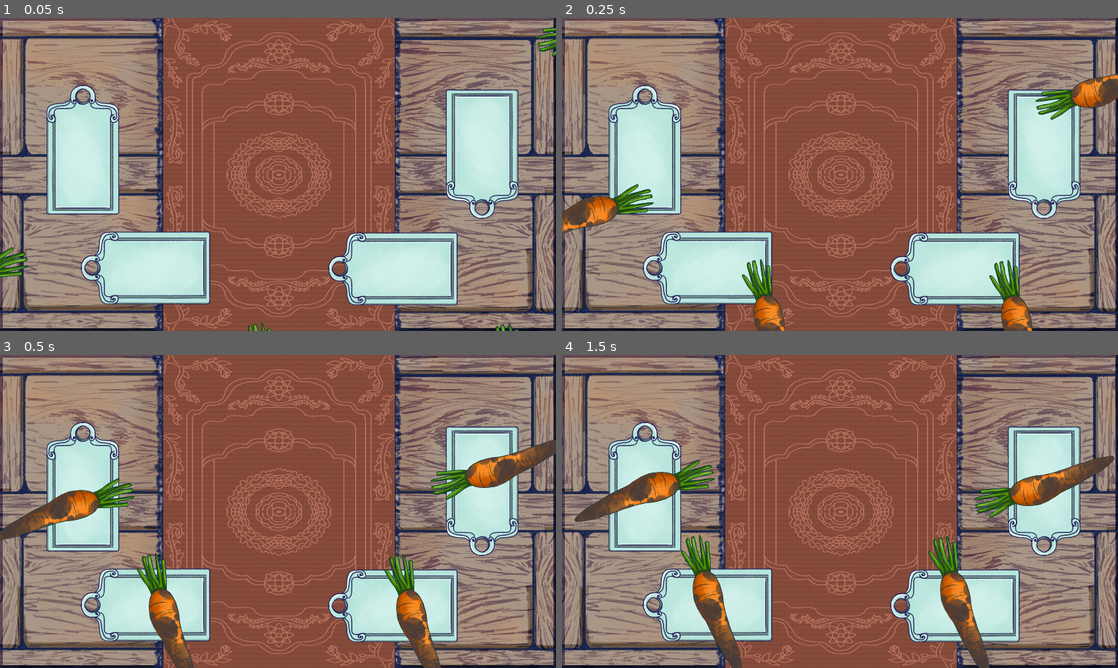
Above: before the commit, frames 1-4 (two rows, left to right).
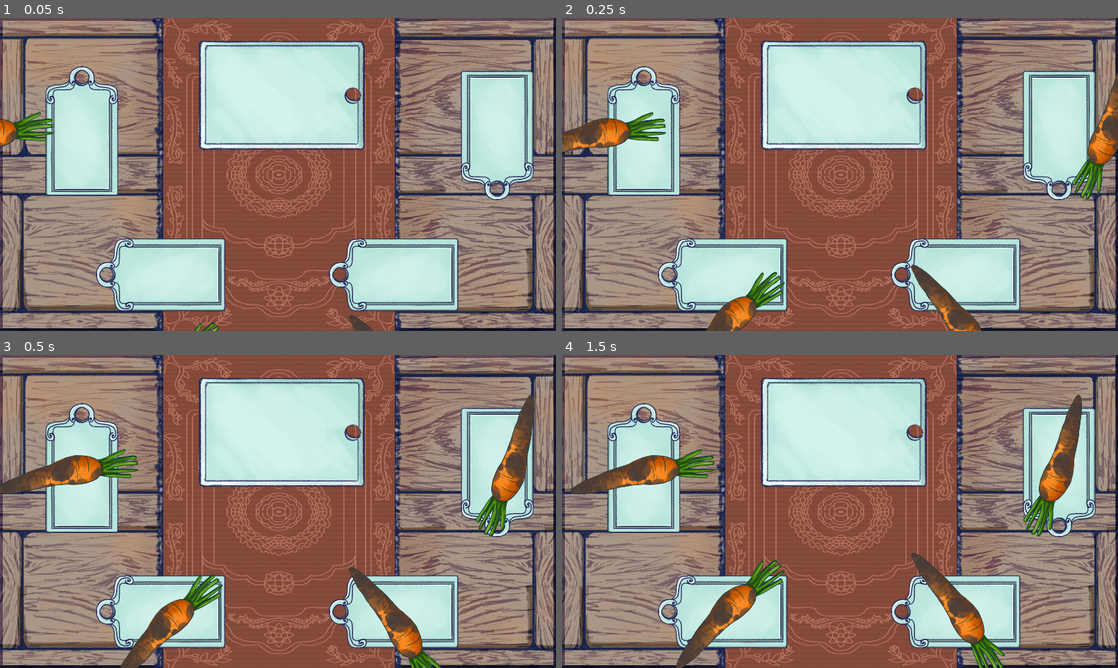
Above: after the commit, the same moments.

Repository: doctor-g/CanningHeroesGE
Game: Godot game, scene res://src/Game.tscn
Same seed, same stepped clock (60 frames per second), same inputs: the game is played once before the commit and once after it.
Inputs (mouse positions are in pixels of both pictures, inside the frame that each line leads up to):
- Up to frame 1 (0.05 s): no input
- Up to frame 2 (0.25 s): no input
- Up to frame 3 (0.5 s): no input
- Up to frame 4 (1.5 s): drag from (739, 639) to (1079, 461) at 0.52 s; tap Enter at 1.25 s; drag from (1062, 477) to (717, 621) at 1.27 s

The runs differ from the first frame. In frame 1, 24% of the frame differs, in the area x 0-100%, y 3-100%; in frame 2, 28%; in frame 3, 30%; in frame 4, 31%, in the area x 1-100%, y 7-100%.

Commit message:
Move carrots to the center tray on completion

Diff:
--- a/project/project.godot
+++ b/project/project.godot
@@ -8,9 +8,20 @@
 
 config_version=4
 
-_global_script_classes=[  ]
+_global_script_classes=[ {
+"base": "Sprite",
+"class": "Tray",
+"language": "GDScript",
+"path": "res://src/Environment/Tray.gd"
+}, {
+"base": "Node",
+"class": "TweenPool",
+"language": "GDScript",
+"path": "res://src/Util/TweenPool.gd"
+} ]
 _global_script_class_icons={
-
+"Tray": "",
+"TweenPool": ""
 }
 
 [application]
--- a/project/src/Environment/CuttingBoard.gd
+++ /dev/null
@@ -1,47 +0,0 @@
-tool
-extends Sprite
-
-export(Vector2) var fly_in_source := Vector2(300,300) setget _set_fly_in_source
-export(Vector2) var fly_out_destination := Vector2(-300,300) setget _set_fly_out_destination
-export var flight_duration := 1.0
-
-onready var _fly_in := $FlyInTween
-onready var _fly_out := $FlyOutTween
-
-# Called when the node enters the scene tree for the first time.
-func _ready():
-	var _e = _fly_out.connect("tween_completed", self, "_on_fly_out_completed")
-
-
-func _draw():
-	if not Engine.editor_hint:
-		return
-	draw_line(fly_in_source, Vector2.ZERO, Color.blue, 2)
-	draw_line(fly_out_destination, Vector2.ZERO, Color.blue, 2)
-
-
-# Add a vegetable to the cutting board
-func add(veggie:Node2D)->void:
-	add_child(veggie)
-	_fly_in.interpolate_property(veggie, "position", fly_in_source, Vector2.ZERO, flight_duration, Tween.TRANS_CUBIC, Tween.EASE_OUT)
-	_fly_in.start()
-	var _e = veggie.connect("cleaned", self, "_on_veggie_cleaned", [veggie])
-
-
-func _on_veggie_cleaned(veggie)->void:
-	_fly_out.interpolate_property(veggie, "position", null, fly_out_destination, flight_duration, Tween.TRANS_CUBIC, Tween.EASE_OUT)
-	_fly_out.start()
-
-
-func _on_fly_out_completed(object, _key)->void:
-	object.queue_free()
-
-
-func _set_fly_in_source(value: Vector2):
-	fly_in_source = value
-	update()
-
-
-func _set_fly_out_destination(value: Vector2):
-	fly_out_destination = value
-	update()
--- a/project/src/Environment/CuttingBoard.tscn
+++ /dev/null
@@ -1,15 +0,0 @@
-[gd_scene load_steps=3 format=2]
-
-[ext_resource path="res://assets/props/cutting_board.png" type="Texture" id=1]
-[ext_resource path="res://src/Environment/CuttingBoard.gd" type="Script" id=2]
-
-[node name="CuttingBoard" type="Sprite"]
-position = Vector2( 505, 271 )
-texture = ExtResource( 1 )
-script = ExtResource( 2 )
-fly_in_source = Vector2( 100, 100 )
-fly_out_destination = Vector2( -100, 100 )
-
-[node name="FlyInTween" type="Tween" parent="."]
-
-[node name="FlyOutTween" type="Tween" parent="."]
--- /dev/null
+++ b/project/src/Environment/Tray.gd
@@ -0,0 +1,21 @@
+tool
+extends Sprite
+class_name Tray
+
+# The size of the margin where food will not end up
+export(Vector2) var landing_extents := Vector2(100,100) setget _set_landing_extents
+
+func _draw():
+	if Engine.is_editor_hint():
+		var rect := Rect2(-landing_extents.x, -landing_extents.y, landing_extents.x*2, landing_extents.y*2)
+		draw_rect(rect, Color(.1,.1,.8,.2), true)
+
+func _set_landing_extents(value):
+	landing_extents = value
+	update()
+
+# Get a location to put a food item within this object's coordinate space
+func get_food_target() -> Vector2:
+	var x := rand_range(-landing_extents.x, landing_extents.x)
+	var y := rand_range(-landing_extents.y, landing_extents.y)
+	return Vector2(x,y)
--- /dev/null
+++ b/project/src/Environment/Tray.tscn
@@ -0,0 +1,9 @@
+[gd_scene load_steps=3 format=2]
+
+[ext_resource path="res://assets/props/tray.png" type="Texture" id=1]
+[ext_resource path="res://src/Environment/Tray.gd" type="Script" id=2]
+
+[node name="Tray" type="Sprite"]
+texture = ExtResource( 1 )
+script = ExtResource( 2 )
+landing_extents = Vector2( 150, 100 )
--- /dev/null
+++ b/project/src/Environment/Workstation.gd
@@ -0,0 +1,10 @@
+tool
+extends Node2D
+
+# The point at which this workstation's fruit should spawn in
+onready var spawn_point : Node2D = $SpawnPoint
+
+# Draw the spawn point for convenience in the editor
+func _draw():
+	if Engine.is_editor_hint():
+		draw_circle(spawn_point.position, 5, Color.red)
--- /dev/null
+++ b/project/src/Environment/Workstation.tscn
@@ -0,0 +1,13 @@
+[gd_scene load_steps=3 format=2]
+
+[ext_resource path="res://assets/props/cutting_board.png" type="Texture" id=1]
+[ext_resource path="res://src/Environment/Workstation.gd" type="Script" id=2]
+
+[node name="Workstation" type="Node2D"]
+script = ExtResource( 2 )
+
+[node name="CuttingBoard" type="Sprite" parent="."]
+texture = ExtResource( 1 )
+
+[node name="SpawnPoint" type="Node2D" parent="."]
+position = Vector2( 0, 400 )
--- a/project/src/Game.gd
+++ b/project/src/Game.gd
@@ -2,20 +2,42 @@
 
 var Carrot = preload("res://src/Food/Carrot/CleanableCarrot.tscn")
 
-onready var _cutting_boards := []
+onready var _workstations := []
+onready var _tween_pool : TweenPool = $TweenPool
+onready var _tray : Tray = $Tray
 
-# Called when the node enters the scene tree for the first time.
+# Number of fruits completed
+var _completed := 0
+
 func _ready():
-	_cutting_boards = $CuttingBoards.get_children()
-	for item in _cutting_boards:
-		_add_carrot_to(item)
+	_workstations = $Workstations.get_children()
+	for workstation in _workstations:
+		_add_carrot_to(workstation)
 
 
-func _add_carrot_to(board):
+func _add_carrot_to(workstation):
+	var tween = _tween_pool.create()
+	var source = workstation.spawn_point.get_global_transform().origin
+	var destination = workstation.get_global_transform().origin
 	var carrot = Carrot.instance()
-	board.add(carrot)
-	carrot.connect("cleaned", self, "_on_carrot_cleaned", [board])
+	carrot.position = source
+	carrot.rotation_degrees = rand_range(1,360)
+	$Food.add_child(carrot)
+	tween.interpolate_property(carrot, "position", source, destination, 1, Tween.TRANS_CUBIC, Tween.EASE_OUT)
+	tween.start()
+	carrot.connect("cleaned", self, "_on_carrot_cleaned", [carrot, workstation])
 
 
-func _on_carrot_cleaned(board):
-	_add_carrot_to(board)
+func _on_carrot_cleaned(carrot:Area2D, workstation):
+	# Track completion and adjust Z so the latest is on top
+	_completed = _completed + 1
+	carrot.z_index = _completed
+
+	# Fly the carrot to the tray
+	var tween = _tween_pool.create()
+	var destination = _tray.get_global_transform().xform(_tray.get_food_target())
+	tween.interpolate_property(carrot, "position", null, destination, 1, Tween.TRANS_CUBIC, Tween.EASE_OUT)
+	tween.start()
+
+	# Add a new carrot
+	_add_carrot_to(workstation)
--- a/project/src/Game.tscn
+++ b/project/src/Game.tscn
@@ -1,8 +1,10 @@
-[gd_scene load_steps=4 format=2]
+[gd_scene load_steps=6 format=2]
 
-[ext_resource path="res://src/Environment/CuttingBoard.tscn" type="PackedScene" id=1]
+[ext_resource path="res://src/Environment/Workstation.tscn" type="PackedScene" id=1]
 [ext_resource path="res://src/Game.gd" type="Script" id=2]
 [ext_resource path="res://assets/props/table.png" type="Texture" id=3]
+[ext_resource path="res://src/Util/TweenPool.tscn" type="PackedScene" id=4]
+[ext_resource path="res://src/Environment/Tray.tscn" type="PackedScene" id=5]
 
 [node name="Node2D" type="Node2D"]
 script = ExtResource( 2 )
@@ -11,30 +13,26 @@
 texture = ExtResource( 3 )
 centered = false
 
-[node name="CuttingBoards" type="Node" parent="."]
+[node name="Workstations" type="Node" parent="."]
 
-[node name="CuttingBoard1" parent="CuttingBoards" instance=ExtResource( 1 )]
-position = Vector2( 517.533, 863.222 )
-fly_in_source = Vector2( 500, 500 )
-fly_out_destination = Vector2( -500, 500 )
-flight_duration = 1.0
+[node name="Workstation1" parent="Workstations" instance=ExtResource( 1 )]
+position = Vector2( 569.647, 886.77 )
 
-[node name="CuttingBoard2" parent="CuttingBoards" instance=ExtResource( 1 )]
-position = Vector2( 1665.64, 455.073 )
+[node name="Workstation2" parent="Workstations" instance=ExtResource( 1 )]
+position = Vector2( 1374.2, 886.77 )
+
+[node name="Workstation3" parent="Workstations" instance=ExtResource( 1 )]
+position = Vector2( 1717.75, 390.531 )
 rotation = -1.57079
-fly_in_source = Vector2( 500, 500 )
-fly_out_destination = Vector2( -500, 500 )
-flight_duration = 1.0
 
-[node name="CuttingBoard3" parent="CuttingBoards" instance=ExtResource( 1 )]
-position = Vector2( 285.563, 469.755 )
+[node name="Workstation4" parent="Workstations" instance=ExtResource( 1 )]
+position = Vector2( 281.887, 405.213 )
 rotation = 1.57079
-fly_in_source = Vector2( 500, 500 )
-fly_out_destination = Vector2( -500, 500 )
-flight_duration = 1.0
 
-[node name="CuttingBoard4" parent="CuttingBoards" instance=ExtResource( 1 )]
-position = Vector2( 1372, 866.159 )
-fly_in_source = Vector2( 500, 500 )
-fly_out_destination = Vector2( -500, 500 )
-flight_duration = 1.0
+[node name="Food" type="Node" parent="."]
+
+[node name="TweenPool" parent="." instance=ExtResource( 4 )]
+
+[node name="Tray" parent="." instance=ExtResource( 5 )]
+position = Vector2( 971.923, 267.206 )
+scale = Vector2( 1.5, 1.5 )
--- /dev/null
+++ b/project/src/Util/TweenPool.gd
@@ -0,0 +1,28 @@
+extends Node
+class_name TweenPool
+
+export(int) var initial_size = 4
+
+var _pool := []
+
+func _ready():
+	for _i in range(4):
+		 # warning-ignore:return_value_discarded
+		_make_tween_in_pool()
+
+func _make_tween_in_pool() -> Tween:
+	var tween : Tween = Tween.new()
+	add_child(tween)
+	_pool.append(tween)
+	return tween
+
+func create() -> Tween:
+	var tween : Tween = _pool.pop_back()
+	if not tween:
+		tween = _make_tween_in_pool()
+	# warning-ignore:return_value_discarded
+	tween.connect("tween_all_completed", self, "_on_tween_all_completed", [tween], CONNECT_ONESHOT)
+	return tween
+
+func _on_tween_all_completed(tween:Tween)->void:
+	_pool.append(tween)
--- /dev/null
+++ b/project/src/Util/TweenPool.tscn
@@ -0,0 +1,6 @@
+[gd_scene load_steps=2 format=2]
+
+[ext_resource path="res://src/Util/TweenPool.gd" type="Script" id=1]
+
+[node name="TweenPool" type="Node"]
+script = ExtResource( 1 )
Binary file added: project/assets/props/tray.png
Not shown, added: project/assets/props/tray.png.import
